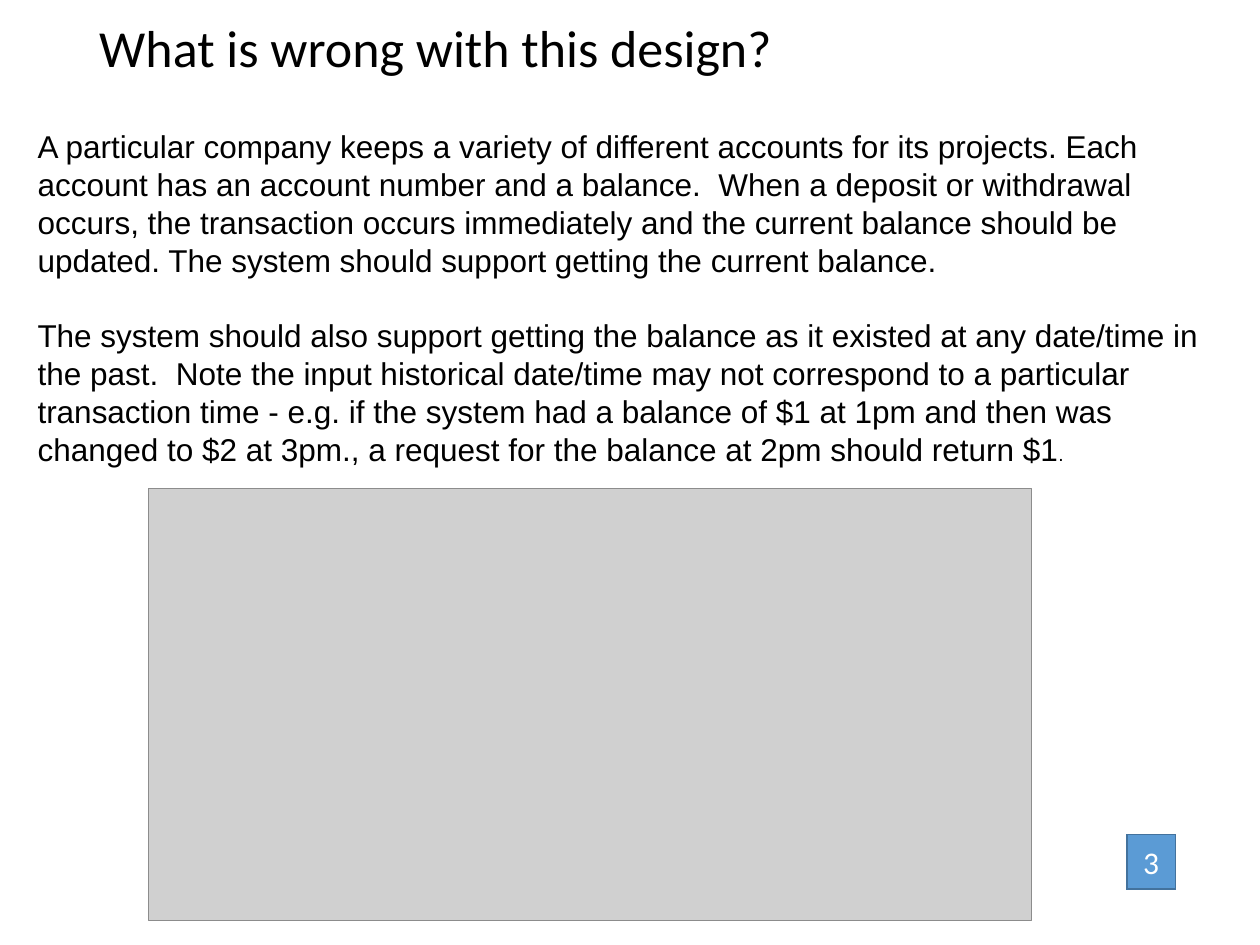
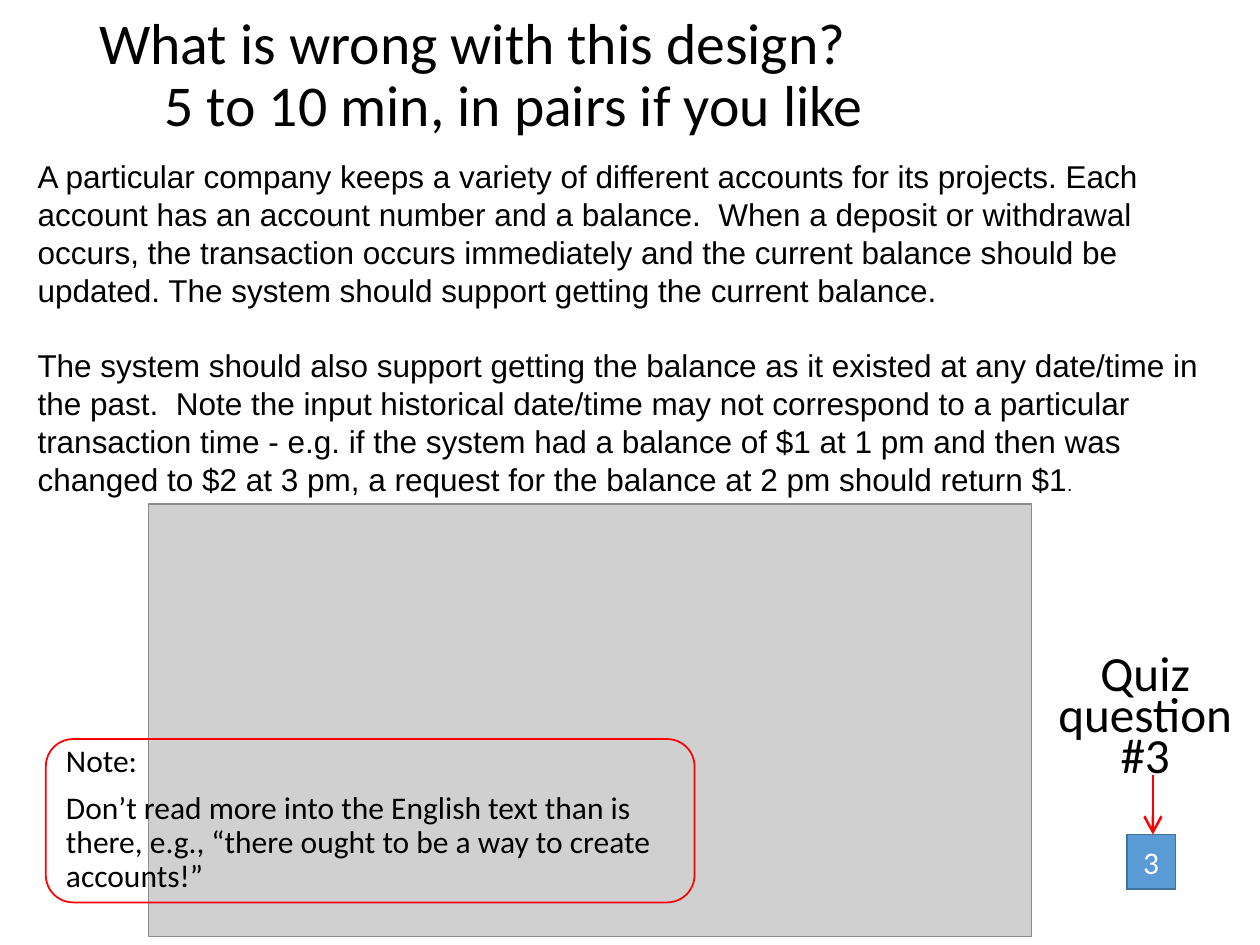
Before and after one commit to RHIT-CSSE/csse220, a slide deck: slide 20 of ClassMaterials/SETechniques/Slides/SoftwareEngineeringTechniques.pptx (slide 13 before the commit). Drawn at 1260x945 pixels with LibreOffice and Linux fonts; fonts in the diff are those of the drawing; grey boxes stand for pictures. Boxes give left, top, right and bottom in pixels: in the first picture for what was removed or moved away, otherwise in the second. Text is boxed around its words. In the diff, an @@ line names an element or a change of style, - is before the commit and + after.

Commit message:
update slides

```diff
--- a/ClassMaterials/SETechniques/Slides/SoftwareEngineeringTechniques.pptx
+++ b/ClassMaterials/SETechniques/Slides/SoftwareEngineeringTechniques.pptx
@@ title at (99,24,863,136): text changed; size 29.7 to 33 pt @@
-What is wrong with this design?
+What is wrong with this design?
+5 to 10 min, in pairs if you like
@@ text "A particular company keeps a ...": place and size @@
-text "A particular company keeps a ..." at (38,135,1198,467)
+text "A particular company keeps a ..." at (38,165,1198,497)
@@ text at (38,354,1198,497): text changed @@
-The system should also support getting the balance as it existed at any date/time in the past. Note the input historical date/time may not correspond to a particular transaction time - e.g. if the system had a balance of $1 at 1pm and then was changed to $2 at 3pm., a request for the balance at 2pm should return $1.
+The system should also support getting the balance as it existed at any date/time in the past. Note the input historical date/time may not correspond to a particular transaction time - e.g. if the system had a balance of $1 at 1 pm and then was changed to $2 at 3 pm, a request for the balance at 2 pm should return $1.
@@ picture: place and size @@
-picture at (149,489,1032,921)
+picture at (149,504,1032,936)
@@ text added at (1058,657,1232,785), 28.1 pt, text #000000 @@
+Quiz question
+#3
@@ rounded rectangle added at (45,740,694,903), outline #FF0000 1 pt @@
@@ text added at (66,751,650,895), 18 pt, text #000000 @@
+Note:
+Don’t read more into the English text than is there, e.g., “there ought to be a way to create accounts!”
@@ arrow added from (1153, 775) to (1153, 834), #FF0000 1.5 pt @@
```
Also in this commit, not shown: 16 other slides changed, 9 slides added, 1 other file.
